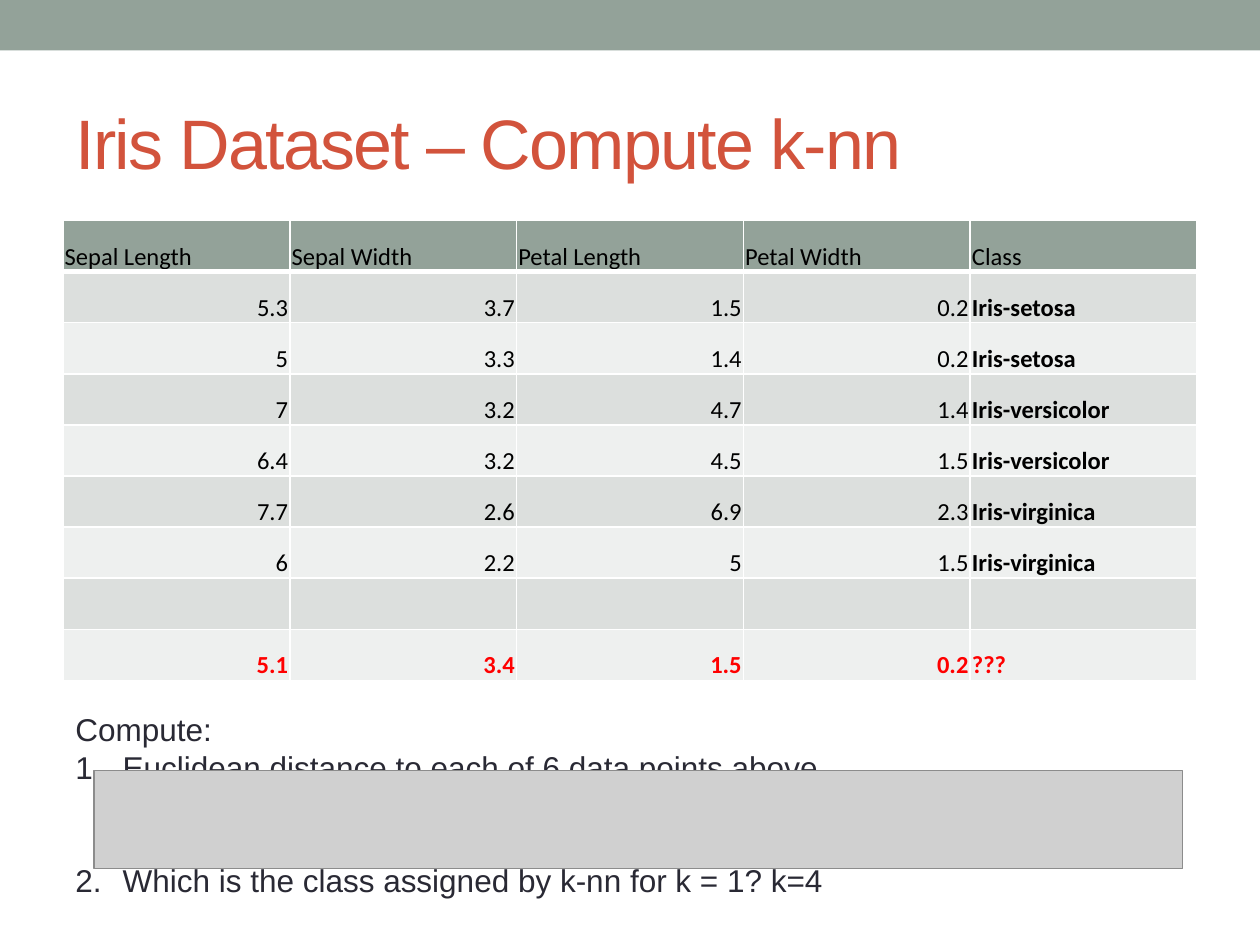
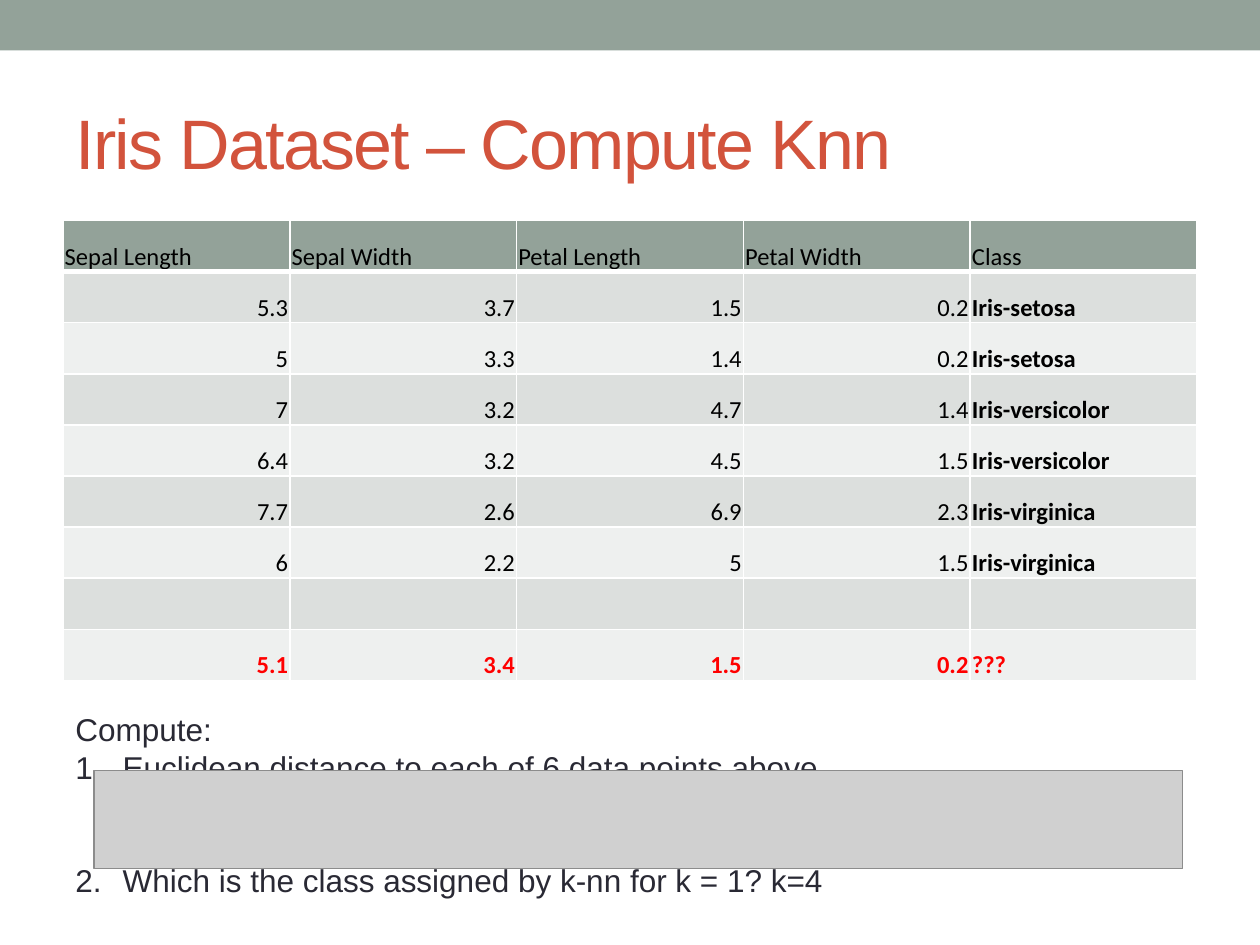
Before and after one commit to simonhughes22/IPD-Data-Science-Course, a slide deck: slide 39 of Machine Learning/Machine Learning Slides.pptx (slide 30 before the commit). Drawn at 1260x945 pixels with LibreOffice and Linux fonts; fonts in the diff are those of the drawing; grey boxes stand for pictures. Boxes give left, top, right and bottom in pixels: in the first picture for what was removed or moved away, otherwise in the second. Text is boxed around its words. In the diff, an @@ line names an element or a change of style, - is before the commit and + after.

```diff
--- a/Machine Learning/Machine Learning Slides.pptx
+++ b/Machine Learning/Machine Learning Slides.pptx
@@ title at <box>76,118,891,182</box>: text changed @@
-Iris Dataset – Compute k-nn
+Iris Dataset – Compute Knn
```
Also in this commit, not shown: 5 other slides changed, 46 slides added, 3 other files.
